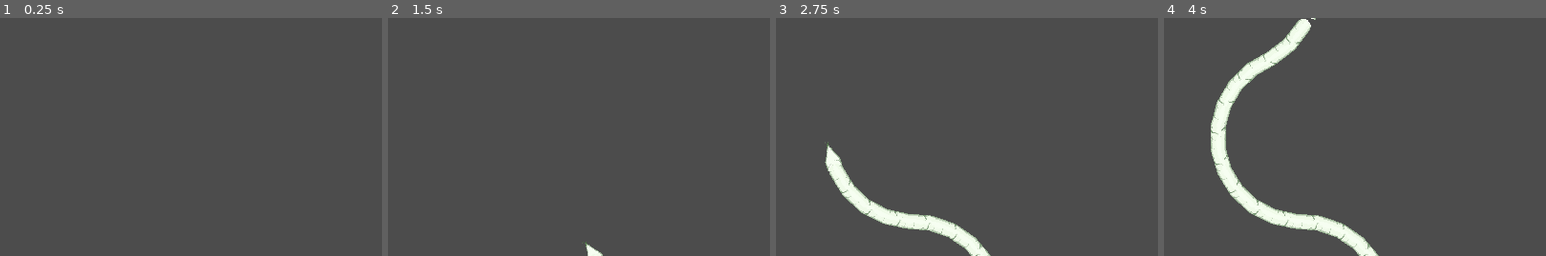
Above: before the commit, frames 1-4 (left to right).
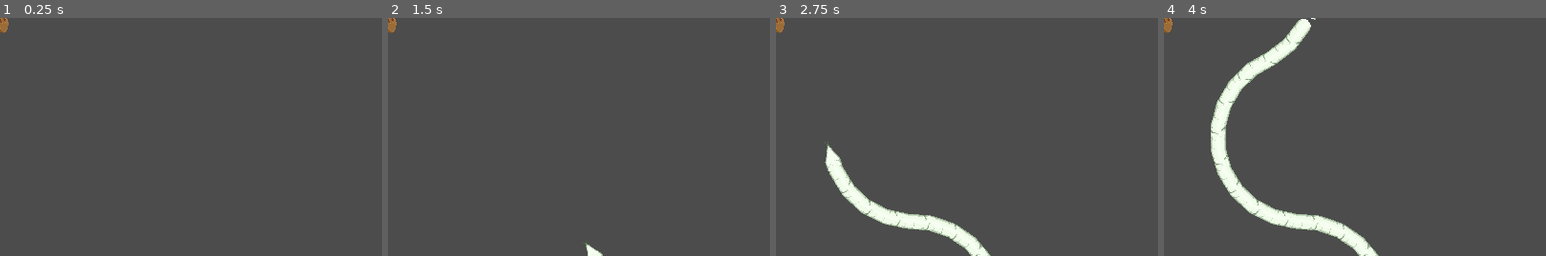
Above: after the commit, the same moments.

Repository: 0xOnyx/GGJ
Game: Godot game, scene res://scenes/main.tscn
Two runs of this game, one before a commit and one after it. Both use one fixed random seed, a clock stepped at 60 frames per second and the inputs below.
Inputs:
- Up to frame 1 (0.25 s): no input
- Up to frame 2 (1.5 s): tap Enter at 0.5 s; hold D (right) 0.53-1.28 s; hold A (left) from 1.28 s (still down)
- Up to frame 3 (2.75 s): release A (left) at 2.03 s; hold D (right) from 2.03 s (still down)
- Up to frame 4 (4 s): release D (right) at 3.53 s; hold A (left) from 3.53 s (still down)
The pictures show only the part of the screen within x 0-50%, y 0-50%; the shares and areas given below are measured in that part.

The runs differ from the first frame. In frame 1, 0.1% of the frame differs, in the area x 0-3%, y 0-7%; in frame 2, 0.1%; in frame 3, 0.1%; in frame 4, 0.1%.

Commit message:
add subsurface

Diff:
--- a/scenes/back.tscn
+++ b/scenes/back.tscn
@@ -1,7 +1,8 @@
-[gd_scene load_steps=3 format=2]
+[gd_scene load_steps=4 format=2]
 
 [ext_resource path="res://scenes/background.tscn" type="PackedScene" id=1]
 [ext_resource path="res://scenes/root.tscn" type="PackedScene" id=2]
+[ext_resource path="res://scenes/collectable.tscn" type="PackedScene" id=3]
 
 [node name="Node2D" type="Node2D"]
 position = Vector2( 255, 221 )
@@ -19,3 +20,5 @@
 
 [node name="ennemy" type="CanvasLayer" parent="."]
 layer = 2
+
+[node name="Collectable" parent="ennemy" instance=ExtResource( 3 )]
--- a/scenes/root.tscn
+++ b/scenes/root.tscn
@@ -5,7 +5,7 @@
 [ext_resource path="res://assets/root_final.png" type="Texture" id=3]
 
 [sub_resource type="CircleShape2D" id=1]
-radius = 7.07107
+radius = 18.0278
 
 [node name="Root" type="KinematicBody2D"]
 script = ExtResource( 1 )
